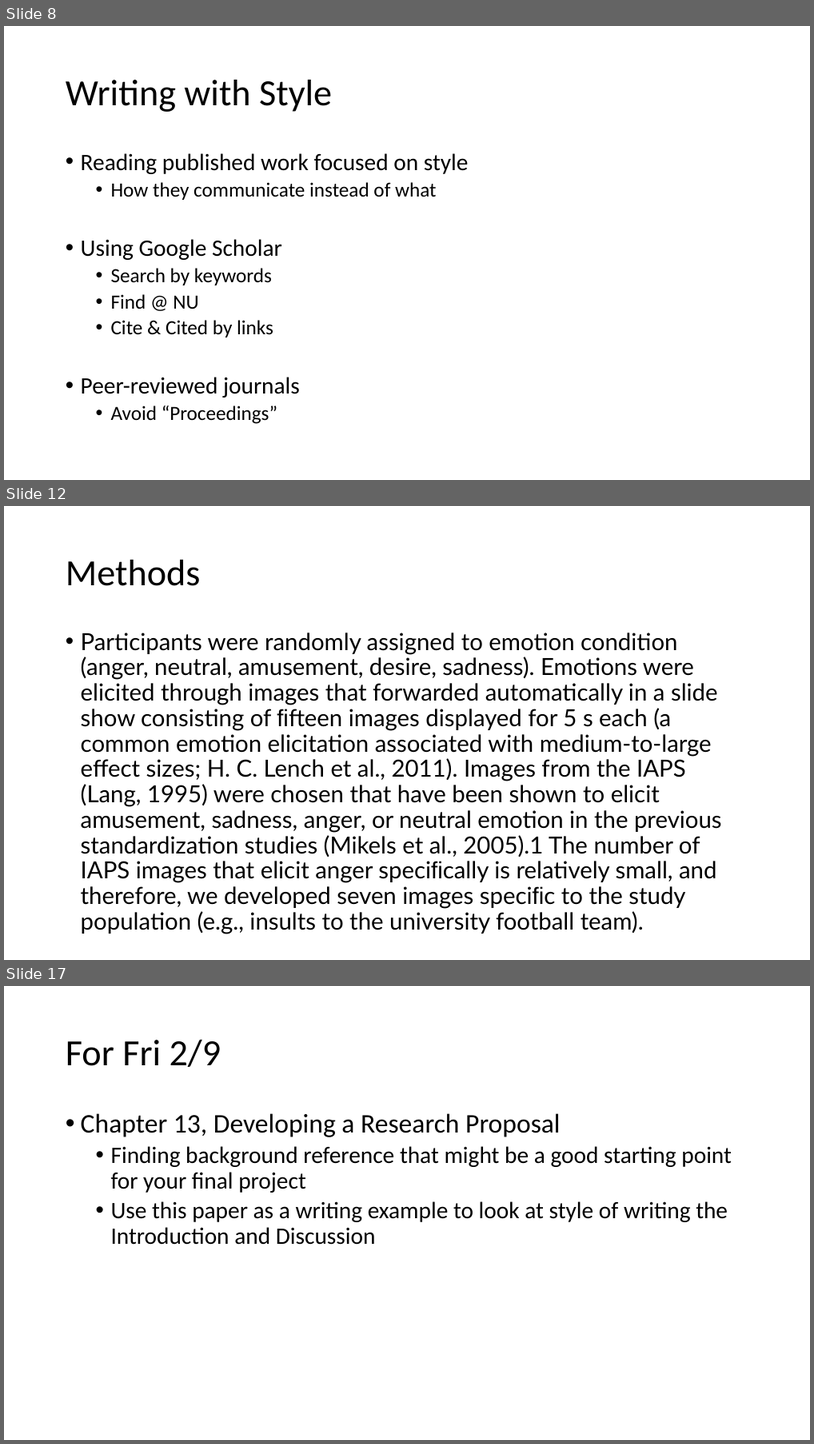
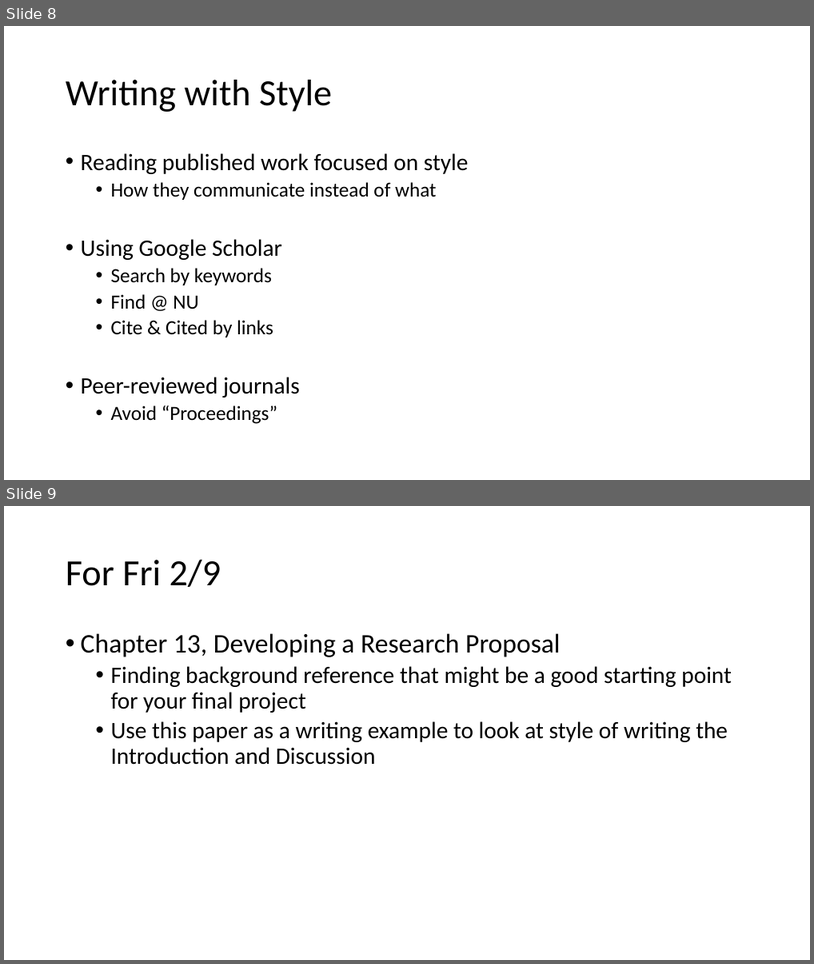
Before and after one commit to preber/Research-Methods, a slide deck: Class Slides 2024/Class 15.pptx. Shown one above the other, each under a label of ours: slides 8, 12 and 17 before the commit, slides 8 and 9 after it; the slides between them are not shown. The pictures are 814x1444 and 814x964 pixels, drawn with LibreOffice and Linux fonts; fonts in the diff are those of the drawing. Boxes give left, top, right and bottom in pixels: in the first picture for what was removed or moved away, otherwise in the second. Text is boxed around its words. In the diff, an @@ line names an element or a change of style, - is before the commit and + after.

```diff
--- a/Class Slides 2024/Class 15.pptx
+++ b/Class Slides 2024/Class 15.pptx
@@ slide 12 removed at bbox=[4, 506, 810, 960], background #FFFFFF @@
@@ title removed at bbox=[66, 560, 201, 586] @@
-Methods
@@ text removed at bbox=[81, 632, 722, 908] @@
-• Participants were randomly assigned to emotion condition (anger, neutral, amusement, desire, sadness). Emotions were elicited through images that forwarded automatically in a slide show consisting of fifteen images displayed for 5 s each (a common emotion elicitation associated with medium-to-large effect sizes; H. C. Lench et al., 2011). Images from the IAPS (Lang, 1995) were chosen that have been shown to elicit amusement, sadness, anger, or neutral emotion in the previous standardization studies (Mikels et al., 2005).1 The number of IAPS images that elicit anger specifically is relatively small, and therefore, we developed seven images specific to the study population (e.g., insults to the university football team).
@@ what was slide 17 is now slide 9 @@
```
Also in this commit, not shown: 7 other slides removed, 4 other files.
